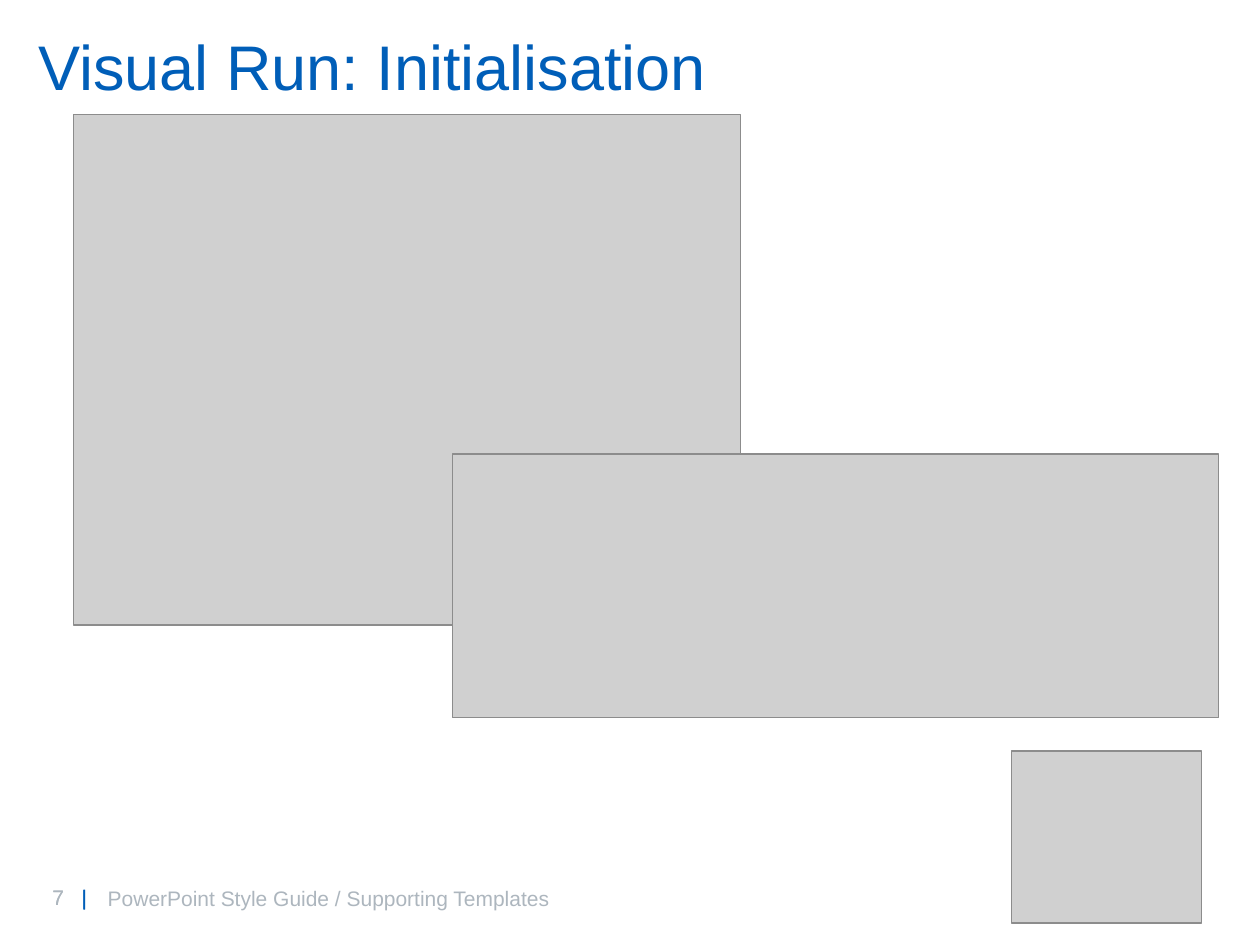
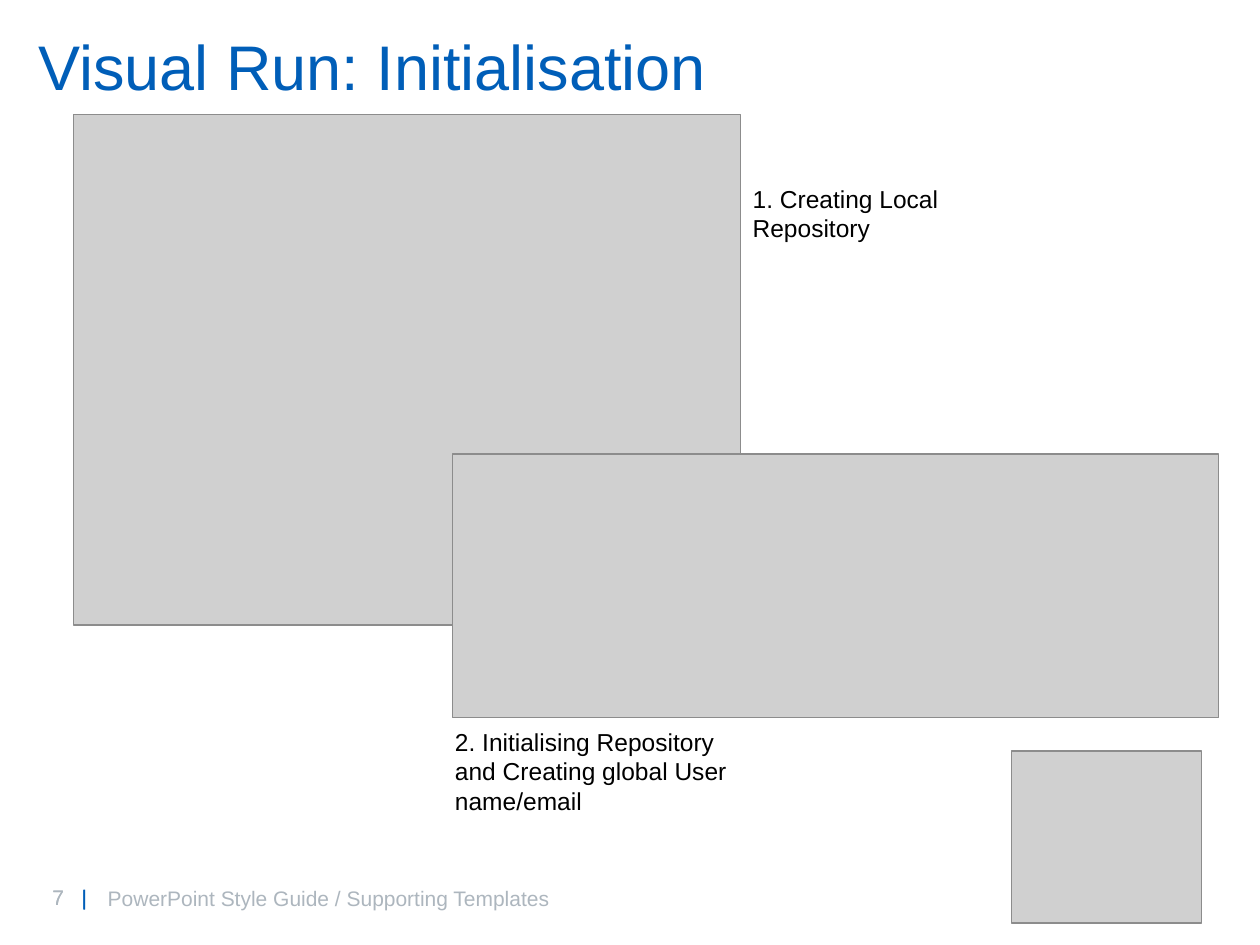
Before and after one commit to willbrooks2/Git_Introduction, a slide deck: slide 7 of GitIntro.pptx. Drawn at 1260x945 pixels with LibreOffice and Linux fonts; fonts in the diff are those of the drawing; grey boxes stand for pictures; background and template pictures are left out. Boxes give left, top, right and bottom in pixels: in the first picture for what was removed or moved away, otherwise in the second. Text is boxed around its words. In the diff, an @@ line names an element or a change of style, - is before the commit and + after.

```diff
--- a/GitIntro.pptx
+++ b/GitIntro.pptx
@@ text added at <box>753,190,938,242</box>, 14 pt, text #000000 @@
+1. Creating Local Repository
@@ text added at <box>455,733,727,811</box>, 14 pt, text #000000 @@
+2. Initialising Repository and Creating global User name/email
```
Also in this commit, not shown: 4 other slides changed.
